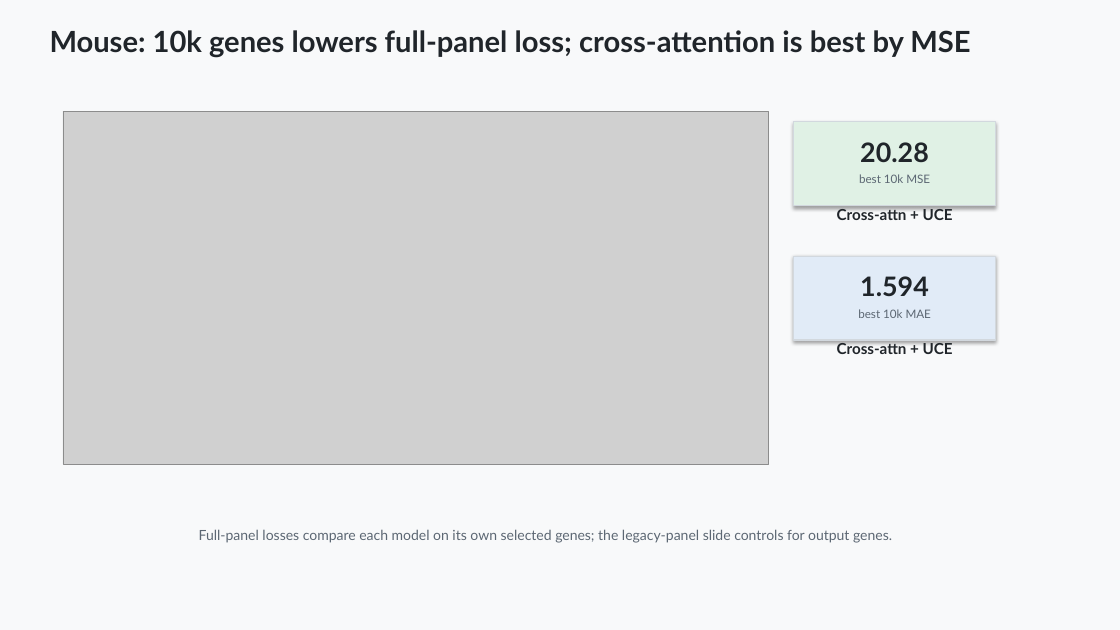
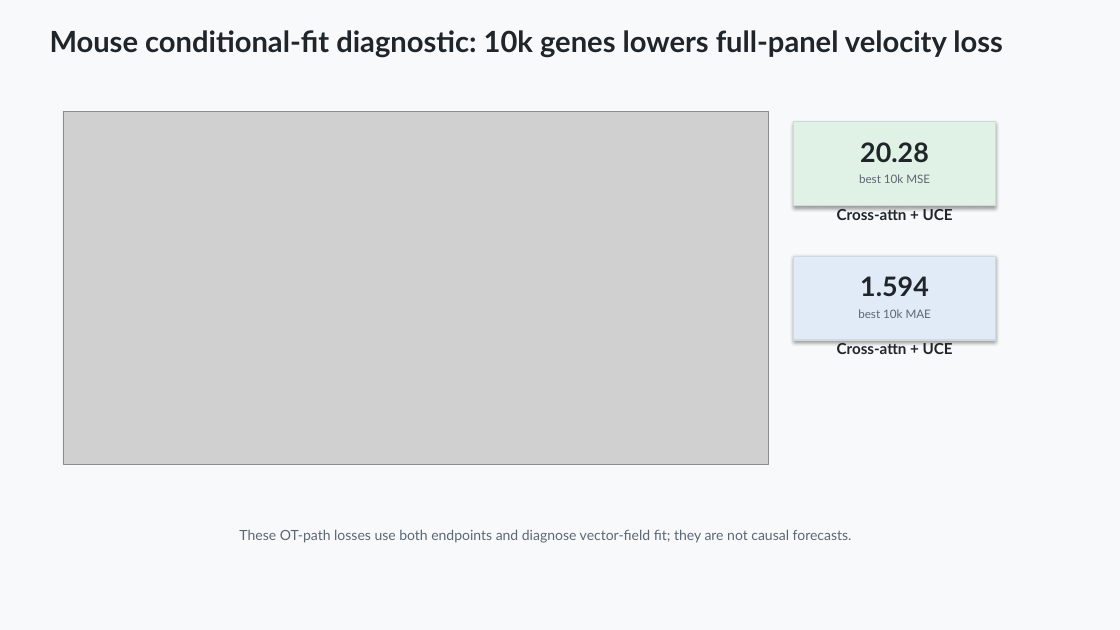
Before and after one commit to davidaknowles/stream, a slide deck: slide 7 of docs/stream_project_slide_deck.pptx. Drawn at 1120x630 pixels with LibreOffice and Linux fonts; fonts in the diff are those of the drawing; grey boxes stand for pictures. Boxes give left, top, right and bottom in pixels: in the first picture for what was removed or moved away, otherwise in the second. Text is boxed around its words. In the diff, an @@ line names an element or a change of style, - is before the commit and + after.

Commit message:
Clarify conditional and causal UCE evaluation

```diff
--- a/docs/stream_project_slide_deck.pptx
+++ b/docs/stream_project_slide_deck.pptx
@@ text at bbox=[50, 30, 1003, 58]: text changed @@
-Mouse: 10k genes lowers full-panel loss; cross-attention is best by MSE
+Mouse conditional-fit diagnostic: 10k genes lowers full-panel velocity loss
@@ text at bbox=[239, 529, 852, 543]: text changed @@
-Full-panel losses compare each model on its own selected genes; the legacy-panel slide controls for output genes.
+These OT-path losses use both endpoints and diagnose vector-field fit; they are not causal forecasts.
```
Also in this commit, not shown: 8 other slides changed, 3 other files.
